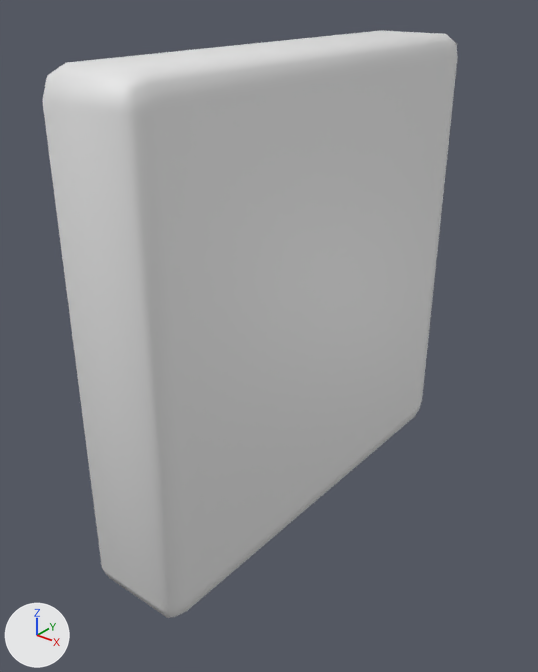
One commit to the glTF model new_assets/gltfs/right_light_button.glb: the scene before it, then after it.
Rendered twice from a 50 mm lens placed at (3.99, -1.689, 2.031), pointed at (3.693, -1.318, 1.801). Lighting does not change. The marker at lower left points along +X, +Y and +Z. Both versions are drawn at frame 0 of the action 'RightLightButton'; the numbers are the values there. Vertices at the same position are counted once.

The older version as bpy lines, for what is in view:
```python
me_cube_004 = bpy.data.meshes.new('Cube.004')
me_cube_004.from_pydata(...)  # 56 vertices, 108 faces; spans x 3.656..3.728, y -1.461..-1.125, z 1.656..1.991
me_cube_004.materials.append(mat_material_003)  # white #e7e7e7
ob_rightlightbutton = bpy.data.objects.new('RightLightButton', me_cube_004)
ob_rightlightbutton.location = (0.0, 0.0, 0.0)
```
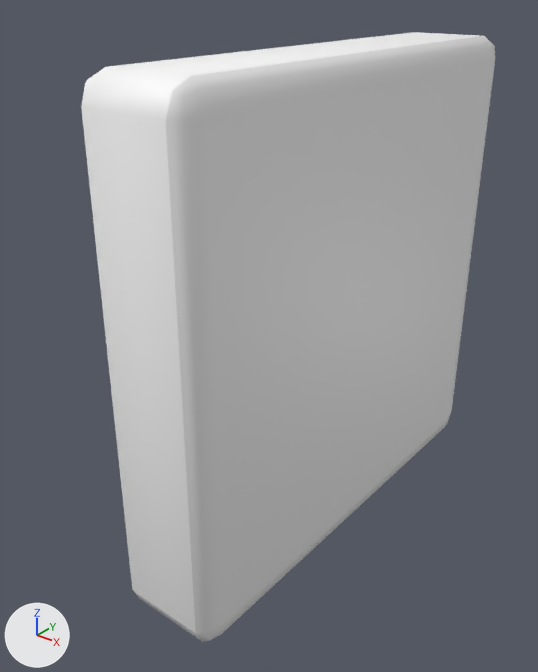
Where the change shows, as pixel boxes [x1, y1, x2, y2] in the pictures (538 x 672 px):
'RightLightButton', surface changed, moved: before [42, 31, 458, 618]; after [81, 32, 495, 642]
part 1 of me_cube_004, recoloured: before [42, 31, 440, 617]; after [81, 32, 481, 641]

The change in detail:
Material 'LightOff' (mat_lightoff) is new.
Its base color is (1.0, 1.0, 1.0) (white #ffffff).
me_cube_004 has 56 vertices, 108 faces and spans x 3.656..3.728, y -1.461..-1.125, z 1.656..1.991.
me_cube_004 is used by ob_rightlightbutton; location (0.0, 0.0, 0.0).
me_cube_004 part 1: 66 faces spanning x 3.656..3.72, y -1.461..-1.125, z 1.656..1.991 switch from mat_material_003 (white #e7e7e7) to mat_lightoff (white #ffffff).
Object 'RightLightButton' (ob_rightlightbutton) moves from (0.0, 0.0, 0.0) to (0.03, 0.0, 0.0).
